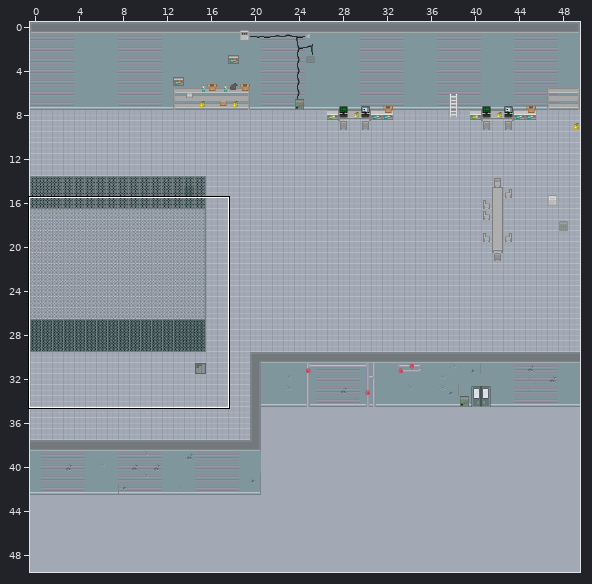
One commit to this Tiled map: maps/level-2.tmx. The first picture is a wide view before the edit; the outline marks the close-up.
Close-up. First the earlier version:
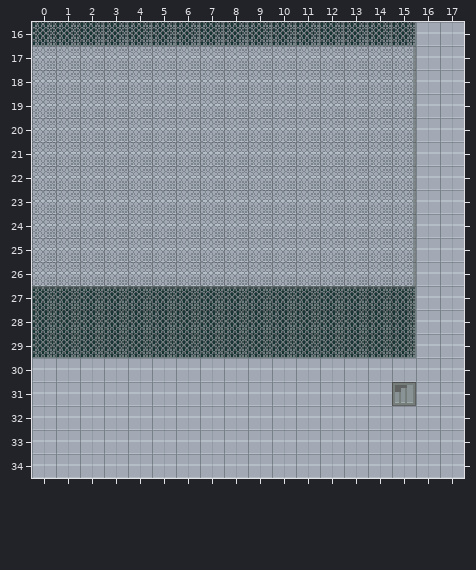
Cells are 16x16 px. Shown: x 0..17, y 16..34. The commit also changed other parts of the map, which this record leaves out.
Once edited:
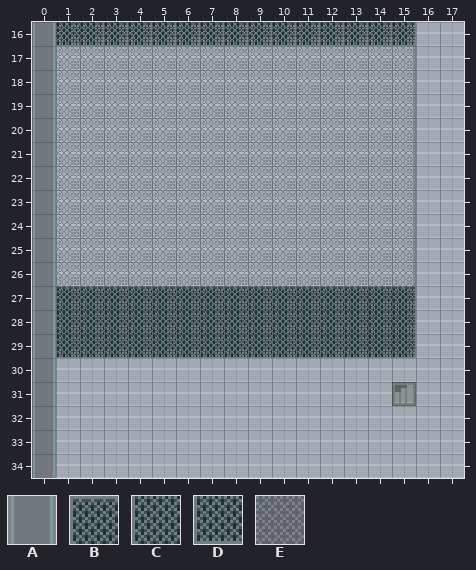
Key: from "factory_tileset": A 329, B 832, C 884, D 936, E 1097.
_ is an empty cell.
Tiles replaced or removed in this view: B, C, D, E.
Author's note on the commit: walls added to boundaries of all maps
Diff:
Changed rows in their new state; . is an unchanged cell.
Layer "Walls":
first column x 0:
16 A
17 A
18 A
19 A
20 A
21 A
22 A
23 A
24 A
25 A
26 A
27 A
28 A
29 A
30 A
31 A
32 A
33 A
34 A
Layer "props":
first column x 0:
16 _
17 _
18 _
19 _
20 _
21 _
22 _
23 _
24 _
25 _
26 _
